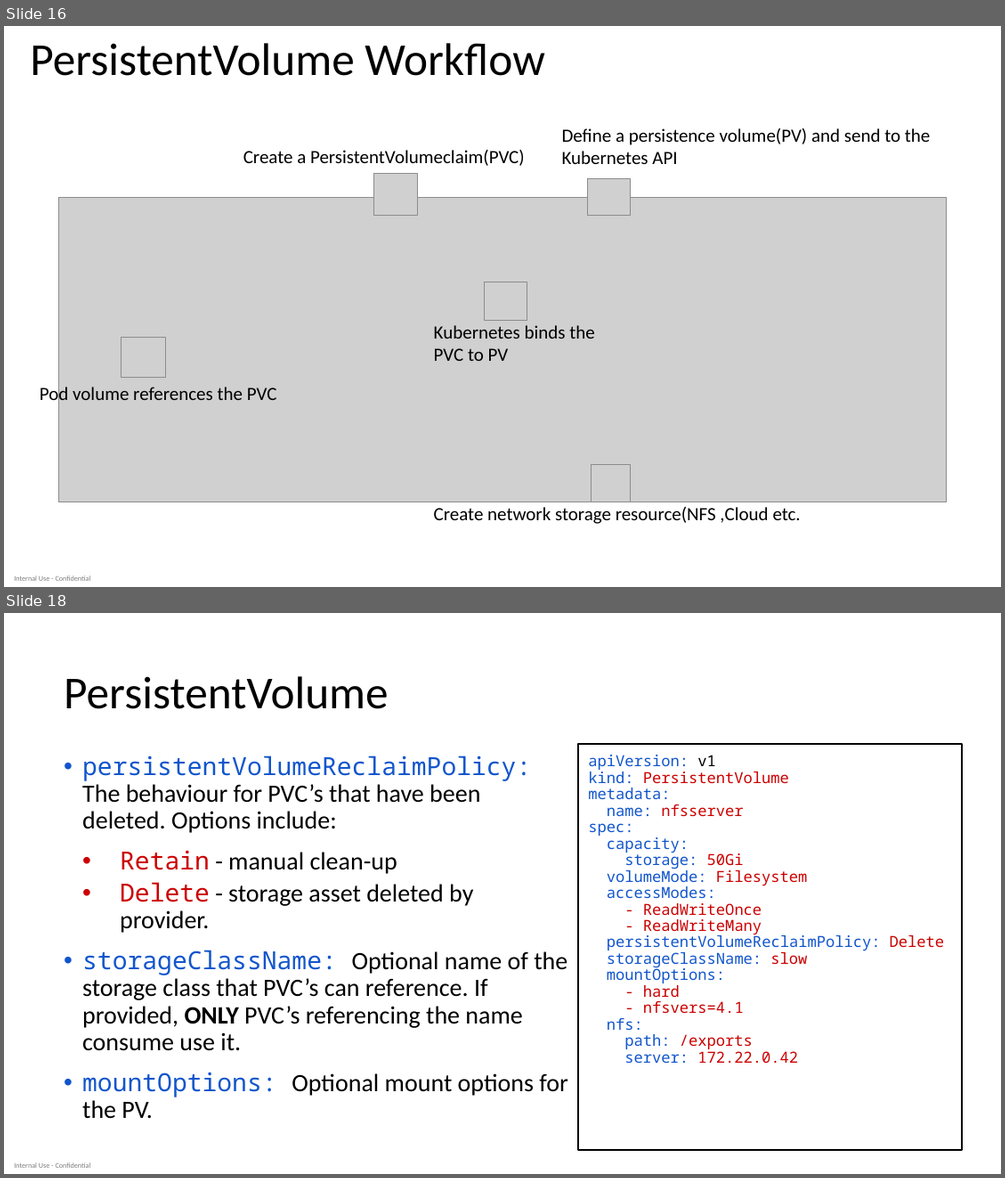
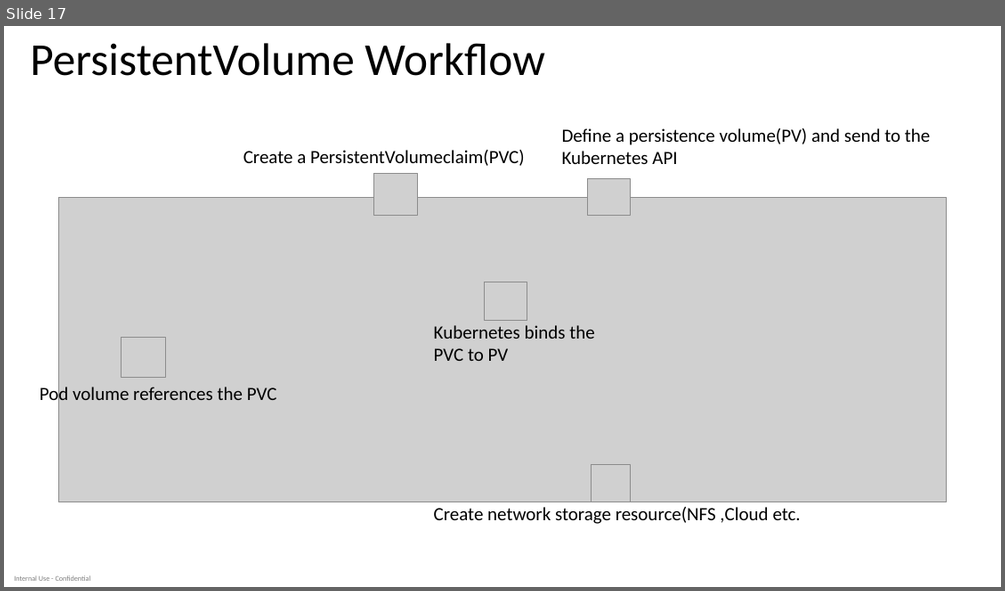
Before and after one commit to dteskubernetesworkshop/spring-boot-k8s-workshop, a slide deck: slides/k8 workshop deck-Day-2 -v 1.0.pptx. Shown one above the other, each under a label of ours: slides 16 and 18 before the commit, slide 17 after it; the slides between them are not shown. The pictures are 1005x1178 and 1005x591 pixels, drawn with LibreOffice and Linux fonts; fonts in the diff are those of the drawing; grey boxes stand for pictures. Boxes give left, top, right and bottom in pixels: in the first picture for what was removed or moved away, otherwise in the second. Text is boxed around its words. In the diff, an @@ line names an element or a change of style, - is before the commit and + after.

```diff
--- a/slides/k8 workshop deck-Day-2 -v 1.0.pptx
+++ b/slides/k8 workshop deck-Day-2 -v 1.0.pptx
@@ slide 18 removed at [4, 613, 1001, 1174], background #FFFFFF; not listed: 1 template element that a slide beside it also shows @@
@@ title removed at [64, 676, 388, 709] @@
-PersistentVolume
@@ rectangle removed at [578, 744, 962, 1150] @@
-apiVersion: v1
-kind: PersistentVolume
-metadata:
-name: nfsserver
-spec:
-capacity:
-storage: 50Gi
-volumeMode: Filesystem
-accessModes:
-- ReadWriteOnce
-- ReadWriteMany
-persistentVolumeReclaimPolicy: Delete
-storageClassName: slow
-mountOptions:
-- hard
-- nfsvers=4.1
-nfs:
-path: /exports
-server: 172.22.0.42
@@ text removed at [82, 755, 567, 1119] @@
-• persistentVolumeReclaimPolicy: The behaviour for PVC’s that have been deleted. Options include:
-  • Retain - manual clean-up
-  • Delete - storage asset deleted by provider.
-• storageClassName: Optional name of the storage class that PVC’s can reference. If provided, ONLY PVC’s referencing the name consume use it.
-• mountOptions: Optional mount options for the PV.
@@ what was slide 16 is now slide 17 @@
```
Also in this commit, not shown: 3 slides changed, 14 slides added, 3 other slides removed.
